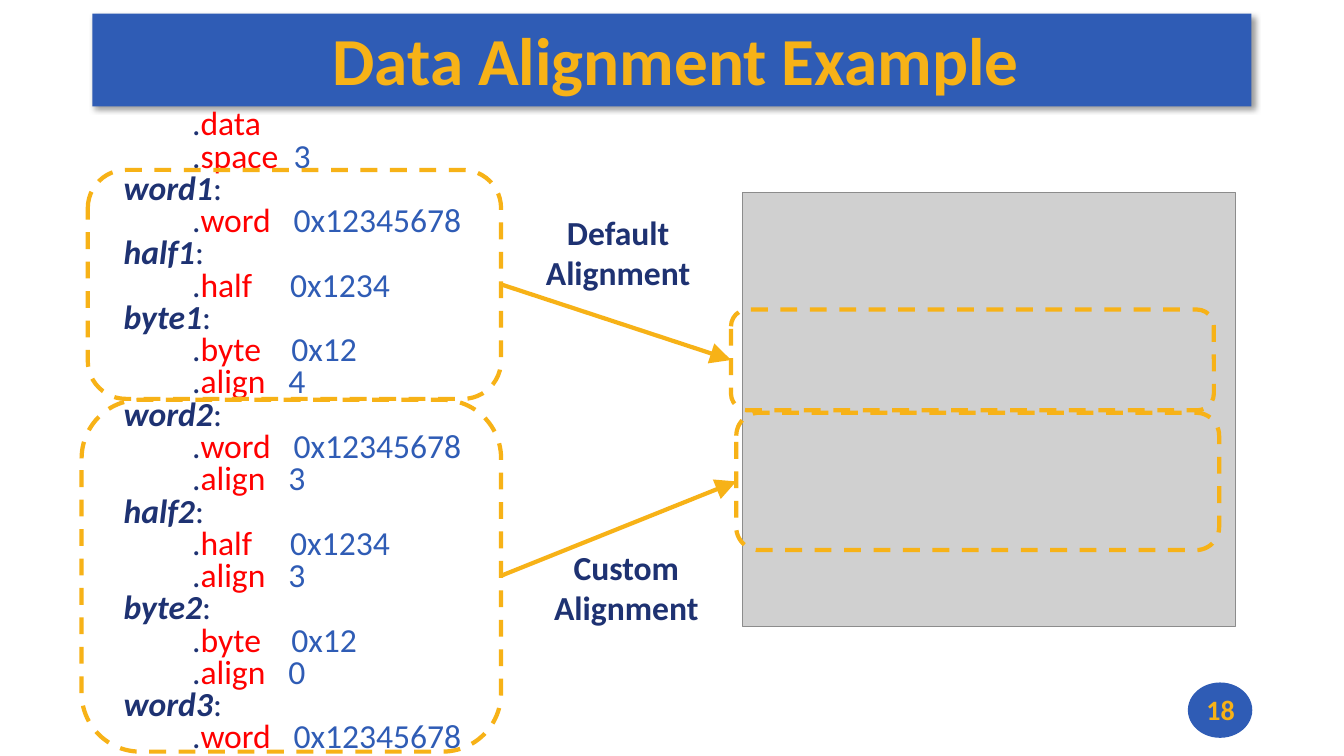
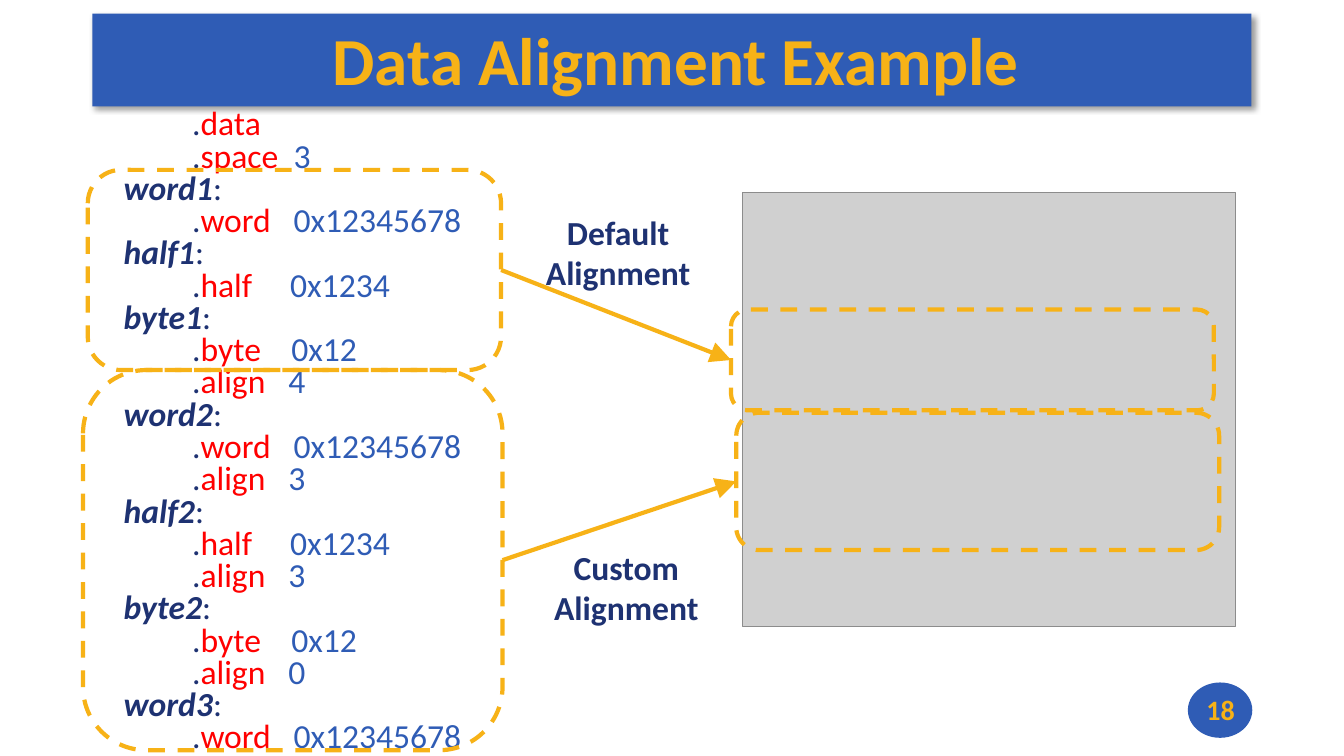
Before and after one commit to andrewt0301/hse-acos-course, a slide deck: slide 18 of docs/part1ca/05_MacrosBranchesArrays/CA_Lecture_05.pptx. Drawn at 1344x756 pixels with LibreOffice and Linux fonts; fonts in the diff are those of the drawing; grey boxes stand for pictures. Boxes give left, top, right and bottom in pixels: in the first picture for what was removed or moved away, otherwise in the second. Text is boxed around its words. In the diff, an @@ line names an element or a change of style, - is before the commit and + after.

```diff
--- a/docs/part1ca/05_MacrosBranchesArrays/CA_Lecture_05.pptx
+++ b/docs/part1ca/05_MacrosBranchesArrays/CA_Lecture_05.pptx
@@ rounded rectangle: place and size @@
-rounded rectangle at bbox=[88, 170, 501, 399]
+rounded rectangle at bbox=[88, 170, 501, 371]
@@ arrow moved from (501, 284) - (731, 360) to (501, 270) - (731, 360) @@
@@ rounded rectangle: place and size @@
-rounded rectangle at bbox=[82, 400, 501, 752]
+rounded rectangle at bbox=[83, 370, 502, 750]
@@ arrow moved from (501, 576) - (736, 482) to (503, 561) - (736, 482) @@
```
Also in this commit, not shown: 4 other slides changed, 1 other file.
